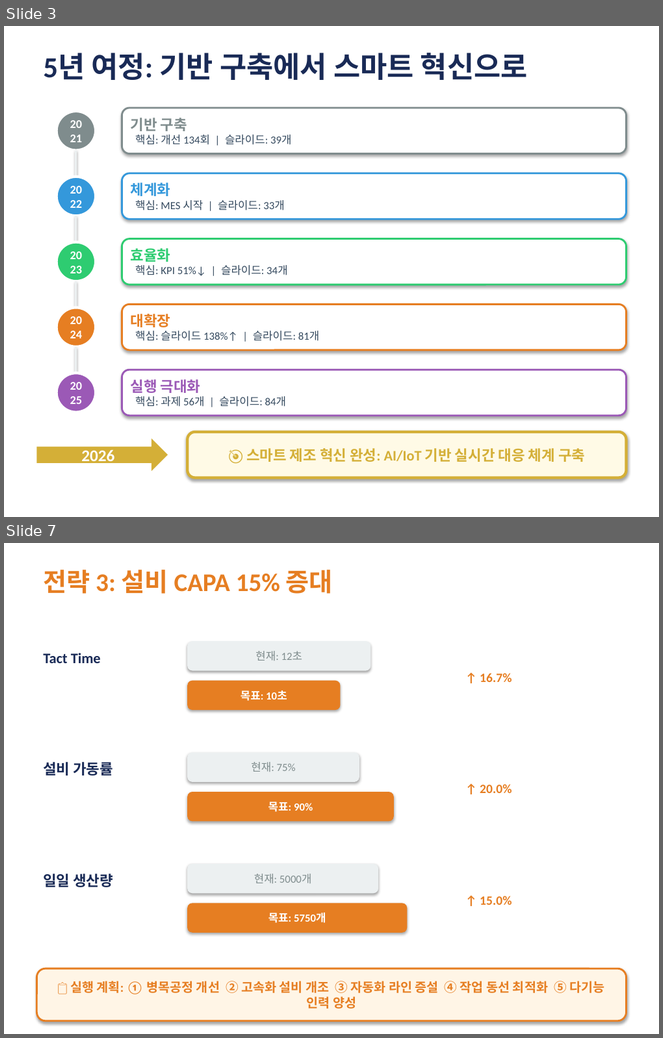
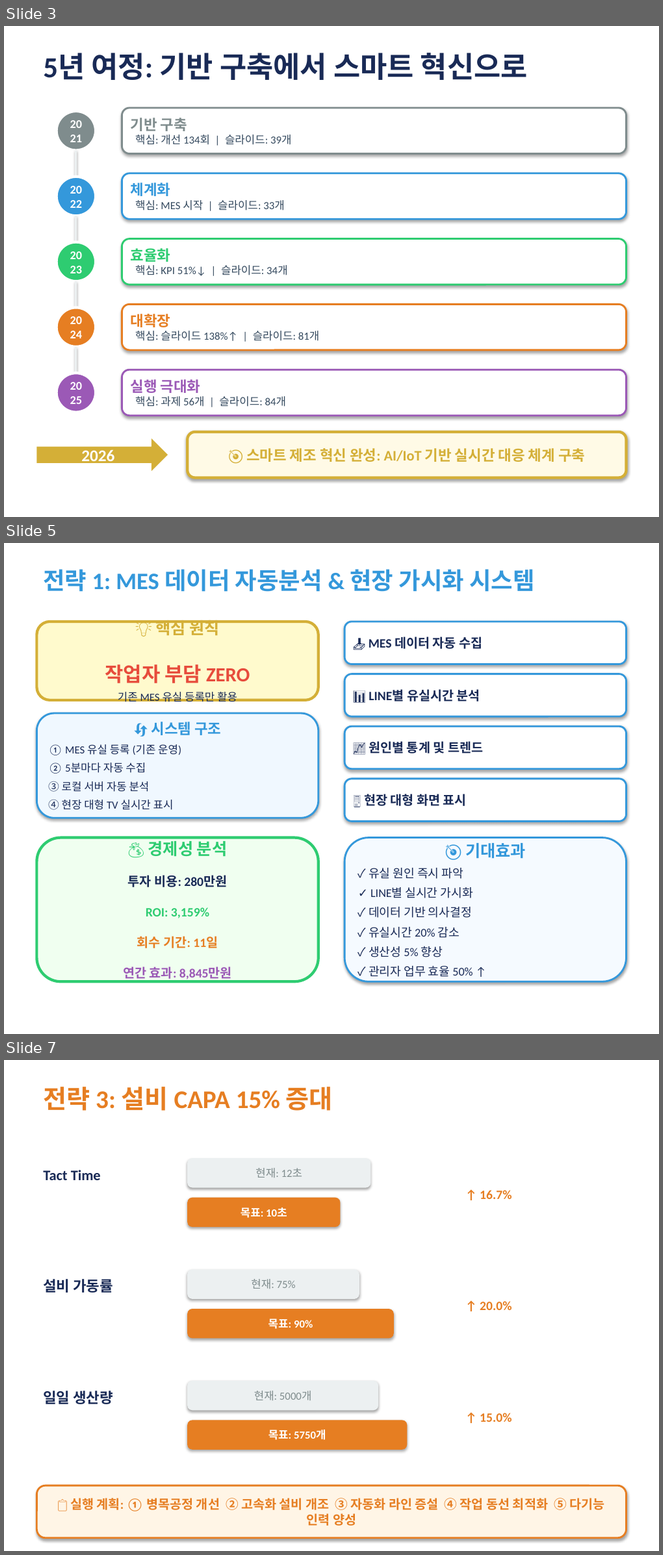
Before and after one commit to mind79ns/26-Year-Management-Strategy, a slide deck: 2026_제조1팀_경영전략_최종완성판.pptx. Shown one above the other, each under a label of ours: slides 3 and 7 before the commit, slides 3, 5 and 7 after it; the slides between them are not shown. The pictures are 663x1038 and 663x1555 pixels, drawn with LibreOffice and Linux fonts; fonts in the diff are those of the drawing. Boxes give left, top, right and bottom in pixels: in the first picture for what was removed or moved away, otherwise in the second. Text is boxed around its words. In the diff, an @@ line names an element or a change of style, - is before the commit and + after.

```diff
--- a/2026_제조1팀_경영전략_최종완성판.pptx
+++ b/2026_제조1팀_경영전략_최종완성판.pptx
@@ slide 5 added at [4, 543, 659, 1034], background #FFFFFF @@
@@ text added at [43, 569, 534, 592], 26 pt, text #3498DB, bold @@
+전략 1: MES 데이터 자동분석 & 현장 가시화 시스템
@@ rounded rectangle added at [36, 622, 319, 700], fill #FFFACD, outline #D4AF37 3 pt, 12 pt, text #192A56, bold @@
+💡 핵심 원칙
+작업자 부담 ZERO
+기존 MES 유실 등록만 활용
@@ rounded rectangle added at [345, 622, 627, 664], fill #FFFFFF, outline #3498DB 2 pt, 14 pt, text #192A56, bold @@
+📥 MES 데이터 자동 수집
@@ rounded rectangle added at [345, 674, 627, 717], fill #FFFFFF, outline #3498DB 2 pt, 14 pt, text #192A56, bold @@
+📊 LINE별 유실시간 분석
@@ rounded rectangle added at [36, 713, 319, 818], fill #F0F8FF, outline #3498DB 2 pt, 12 pt, text #192A56 @@
+🔄 시스템 구조
+① MES 유실 등록 (기존 운영)
+② 5분마다 자동 수집
+③ 로컬 서버 자동 분석
+④ 현장 대형 TV 실시간 표시
@@ rounded rectangle added at [345, 726, 627, 769], fill #FFFFFF, outline #3498DB 2 pt, 14 pt, text #192A56, bold @@
+📈 원인별 통계 및 트렌드
@@ rounded rectangle added at [345, 779, 627, 821], fill #FFFFFF, outline #3498DB 2 pt, 14 pt, text #192A56, bold @@
+🖥️ 현장 대형 화면 표시
@@ rounded rectangle added at [36, 838, 319, 982], fill #F0FFF0, outline #2ECC71 3 pt, 14 pt, text #2ECC71, bold @@
+💰 경제성 분석
+투자 비용: 280만원
+ROI: 3,159%
+회수 기간: 11일
+연간 효과: 8,845만원
@@ rounded rectangle added at [345, 838, 627, 982], fill #F5FAFF, outline #3498DB 2 pt, 13 pt, text #192A56 @@
+🎯 기대효과
+✓ 유실 원인 즉시 파악
+✓ LINE별 실시간 가시화
+✓ 데이터 기반 의사결정
+✓ 유실시간 20% 감소
+✓ 생산성 5% 향상
+✓ 관리자 업무 효율 50% ↑
```
Also in this commit, not shown: 5 slides changed, 1 slide removed, 3 other files.
